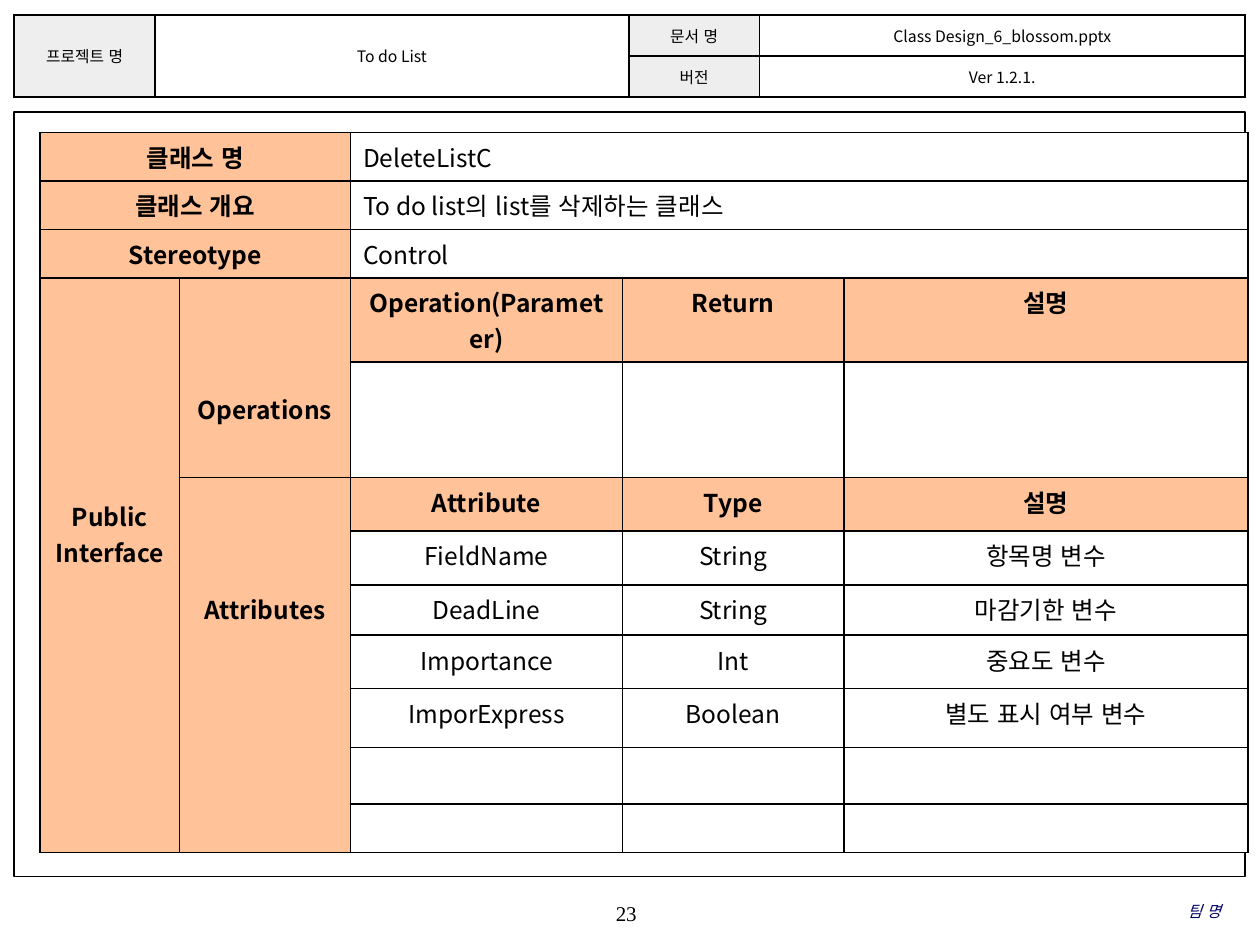
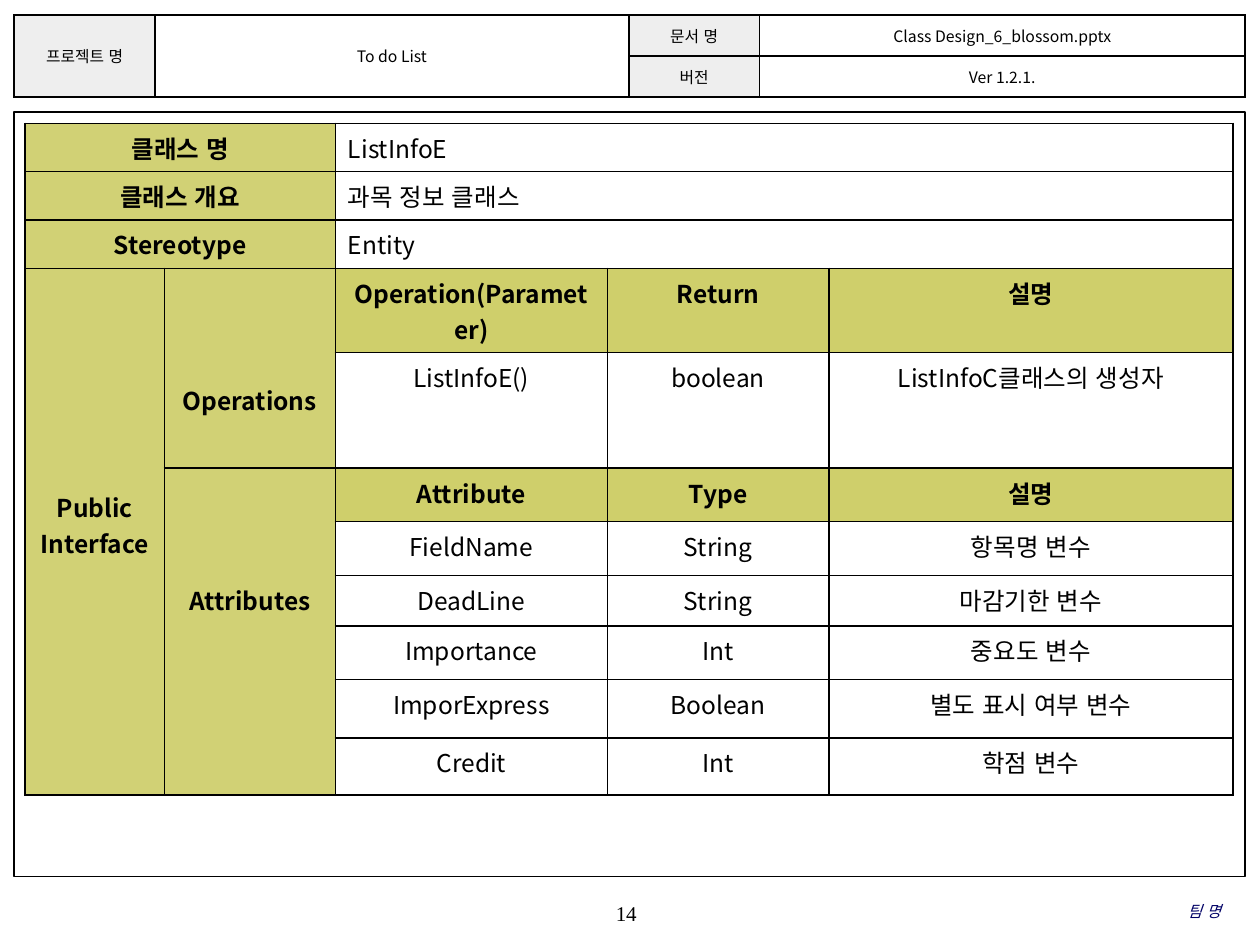
Before and after one commit to SE-admin/SE2017_6_blossom, a slide deck: slide 14 of doc/3_ 설계서/Class Design_6_blossom.pptx (slide 23 before the commit). Drawn at 1260x945 pixels with LibreOffice and Linux fonts; fonts in the diff are those of the drawing; background and template pictures are left out. Boxes give left, top, right and bottom in pixels: in the first picture for what was removed or moved away, otherwise in the second. Text is boxed around its words. In the diff, an @@ line names an element or a change of style, - is before the commit and + after.

Commit message:
2017-05-26   Ver 1.2.2.   Entity와 Control클래스 수정   황은선

```diff
--- a/doc/3_ 설계서/Class Design_6_blossom.pptx
+++ b/doc/3_ 설계서/Class Design_6_blossom.pptx
@@ table at bbox=[25, 123, 1235, 778] @@
-row 1, column 3: DeleteListC
+row 1, column 3: ListInfoE
-row 2, column 3: To do list의 list를 삭제하는 클래스
+row 2, column 3: 과목 정보 클래스
-row 3, column 3: Control
+row 3, column 3: Entity
-row 5:  |  |  |  | 
+row 5:  |  | ListInfoE() | boolean | ListInfoC클래스의 생성자
-row 11:  |  |  |  | 
-row 12:  |  |  |  | 
+row 11:  |  | Credit | Int | 학점 변수
@@ table: place and size @@
-table at bbox=[40, 132, 1250, 803]
+table at bbox=[25, 123, 1235, 778]
@@ page number at bbox=[616, 907, 637, 921]: text changed @@
-23
+14
```
Also in this commit, not shown: 15 other slides changed, 1 slide added.
